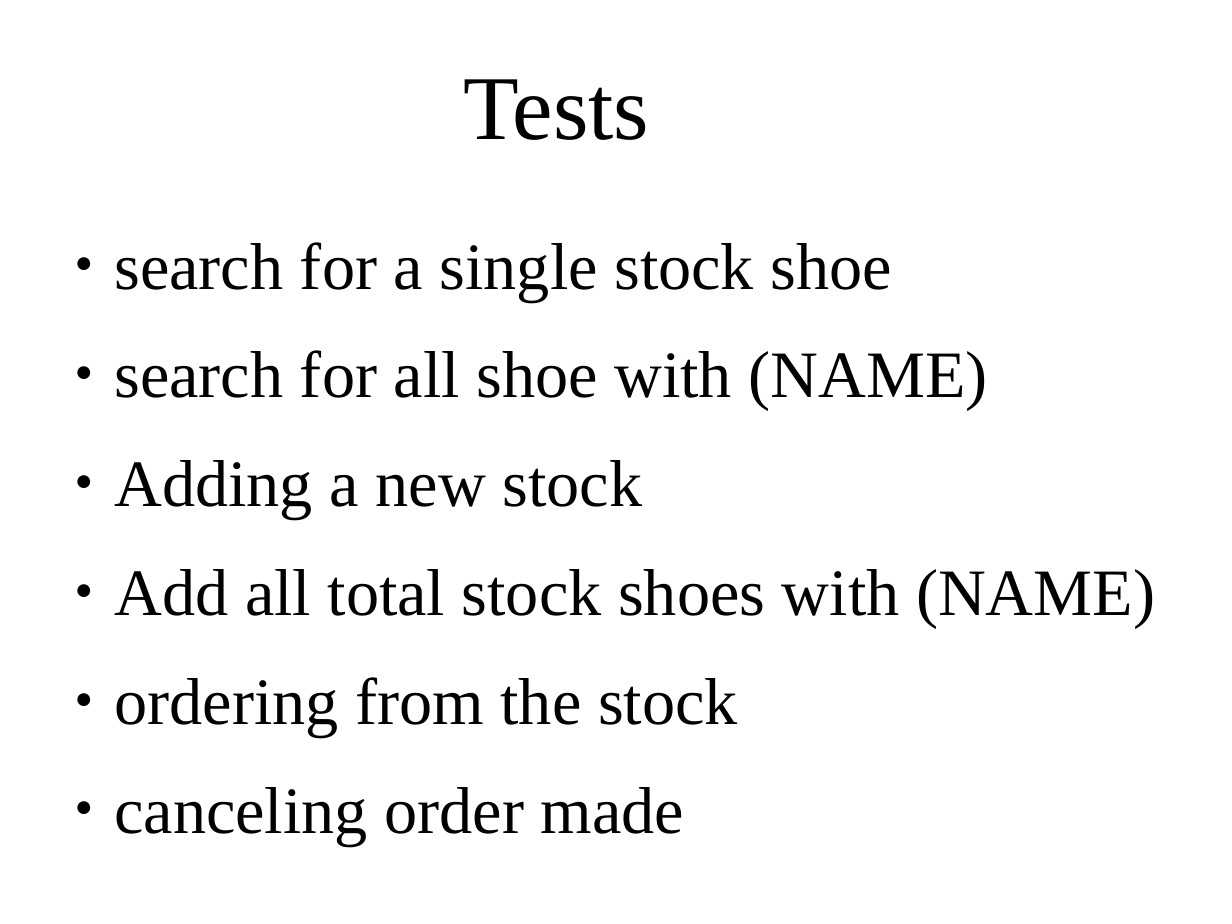
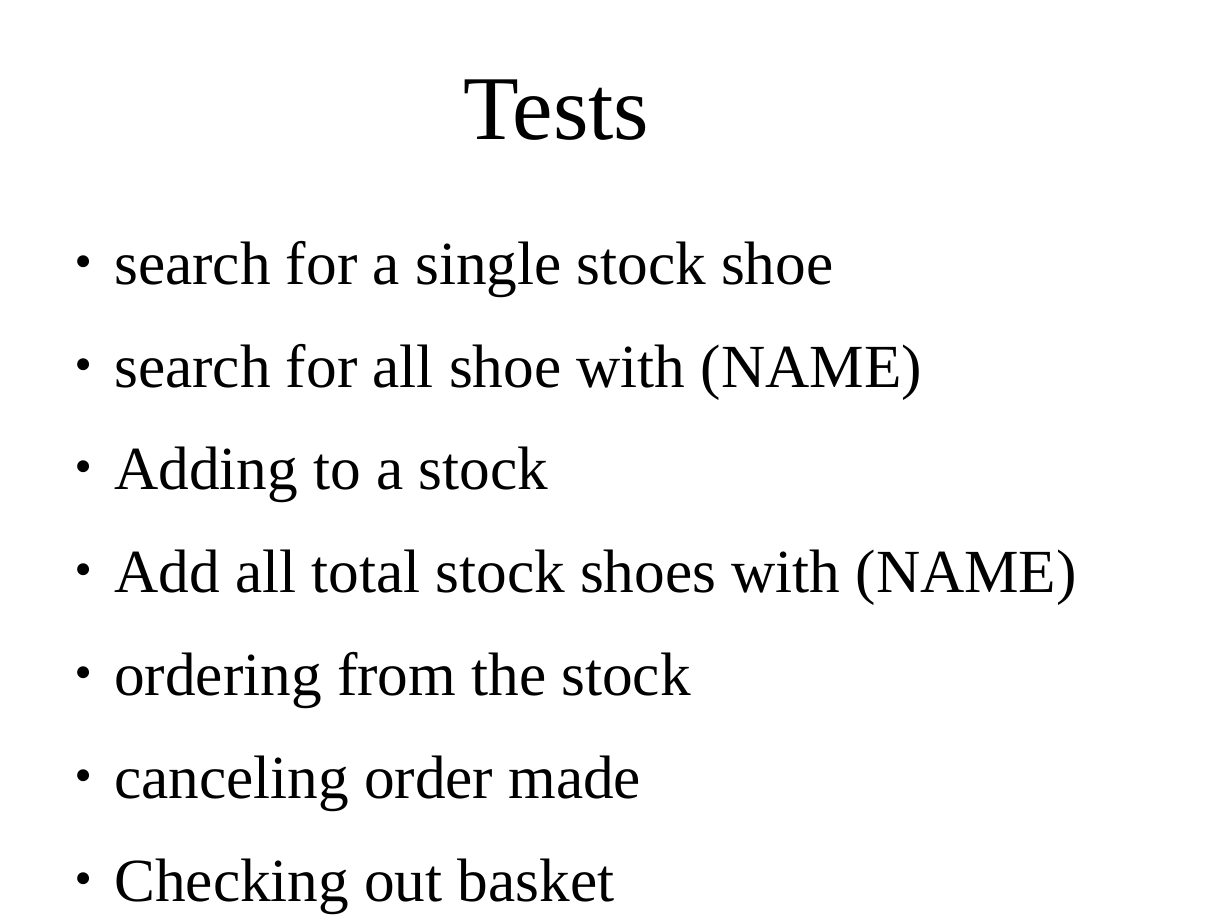
Before and after one commit to TaSiya/shoe, a slide deck: slide 4 of project presentation.odp. Drawn at 1232x924 pixels with LibreOffice and Linux fonts; fonts in the diff are those of the drawing; background and template pictures are left out. Boxes give left, top, right and bottom in pixels: in the first picture for what was removed or moved away, otherwise in the second. Text is boxed around its words. In the diff, an @@ line names an element or a change of style, - is before the commit and + after.

```diff
--- a/project presentation.odp
+++ b/project presentation.odp
@@ text at (114, 241, 1077, 810): size 42.7 to 39.5 pt in "search for a single stock shoe", "search for all shoe with (NAME)", "Add all total stock shoes with (NAME)", "ordering from the stock" and 1 more places @@
@@ text at (114, 446, 548, 501): text changed; size 42.7 to 39.5 pt @@
-● Adding a new stock
+● Adding to a stock
@@ text at (114, 858, 614, 913): paragraph added @@
+● Checking out basket
```
Also in this commit, not shown: 2 other slides changed, 6 slides added, 3 other files.
